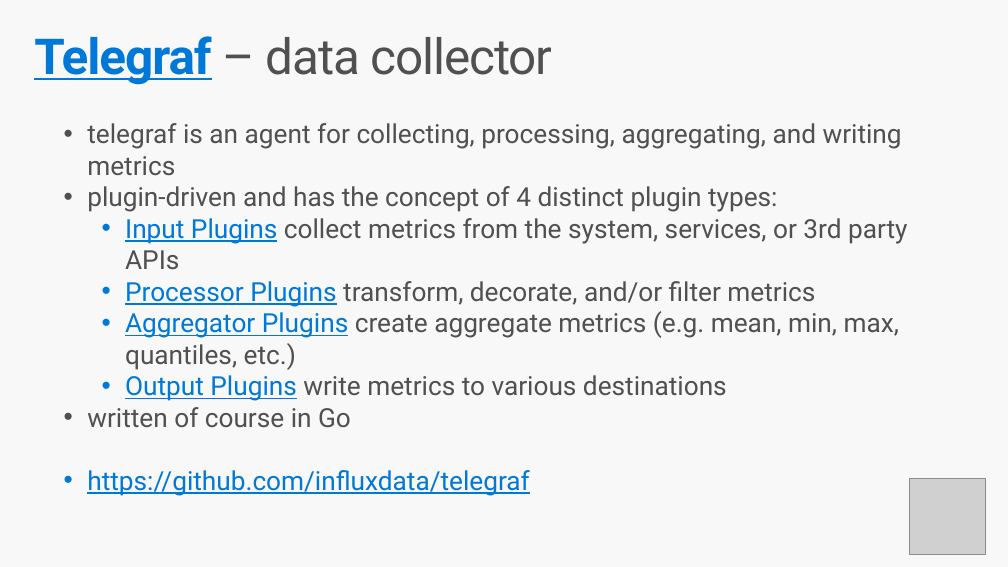
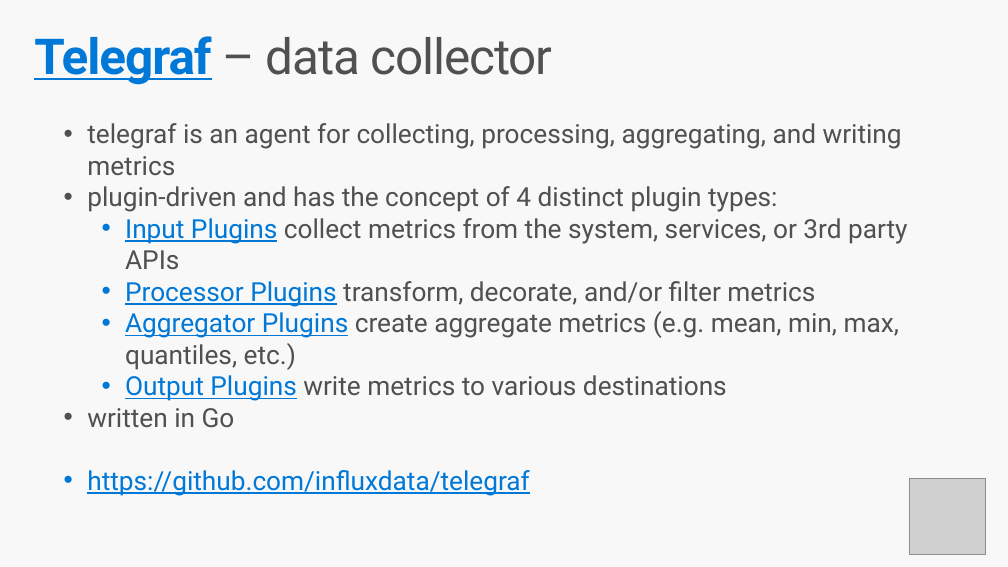
Before and after one commit to DudnykOleksandr/HealthMonitoring, a slide deck: slide 15 of docs/HealthMonitoring.pptx (slide 14 before the commit). Drawn at 1008x567 pixels with LibreOffice and Linux fonts; fonts in the diff are those of the drawing; grey boxes stand for pictures. Boxes give left, top, right and bottom in pixels: in the first picture for what was removed or moved away, otherwise in the second. Text is boxed around its words. In the diff, an @@ line names an element or a change of style, - is before the commit and + after.

```diff
--- a/docs/HealthMonitoring.pptx
+++ b/docs/HealthMonitoring.pptx
@@ text at (x1=87, y1=408, x2=235, y2=427): text changed @@
-• written of course in Go
+• written in Go
```
Also in this commit, not shown: 12 other slides changed, 1 slide added, 1 other file.
